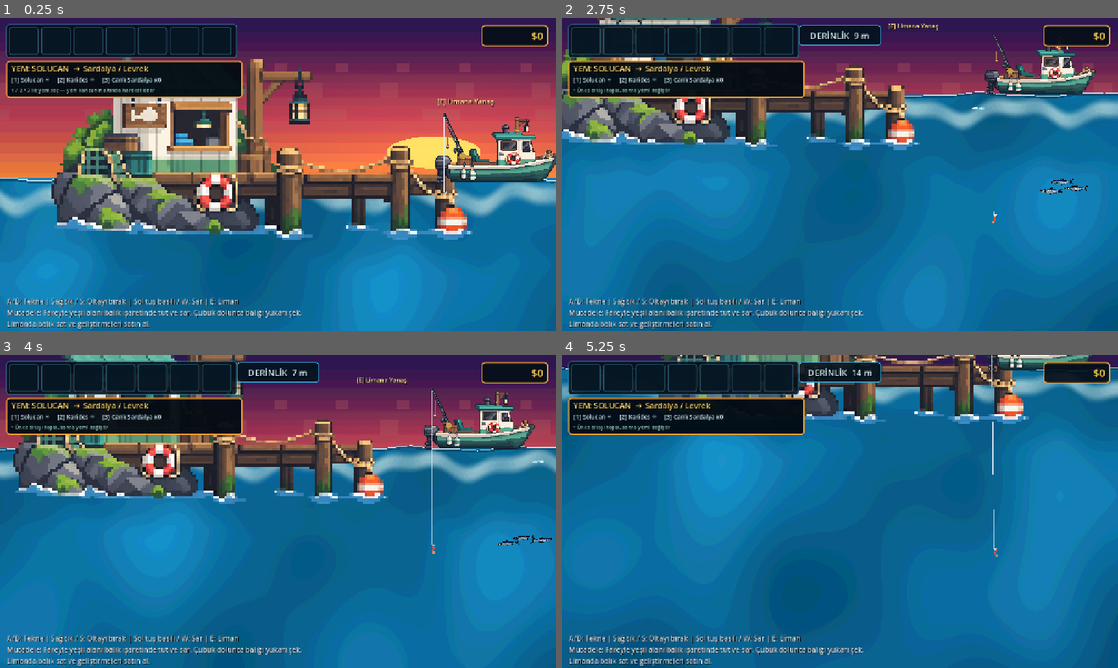
Above: before the commit, frames 1-4 (two rows, left to right).
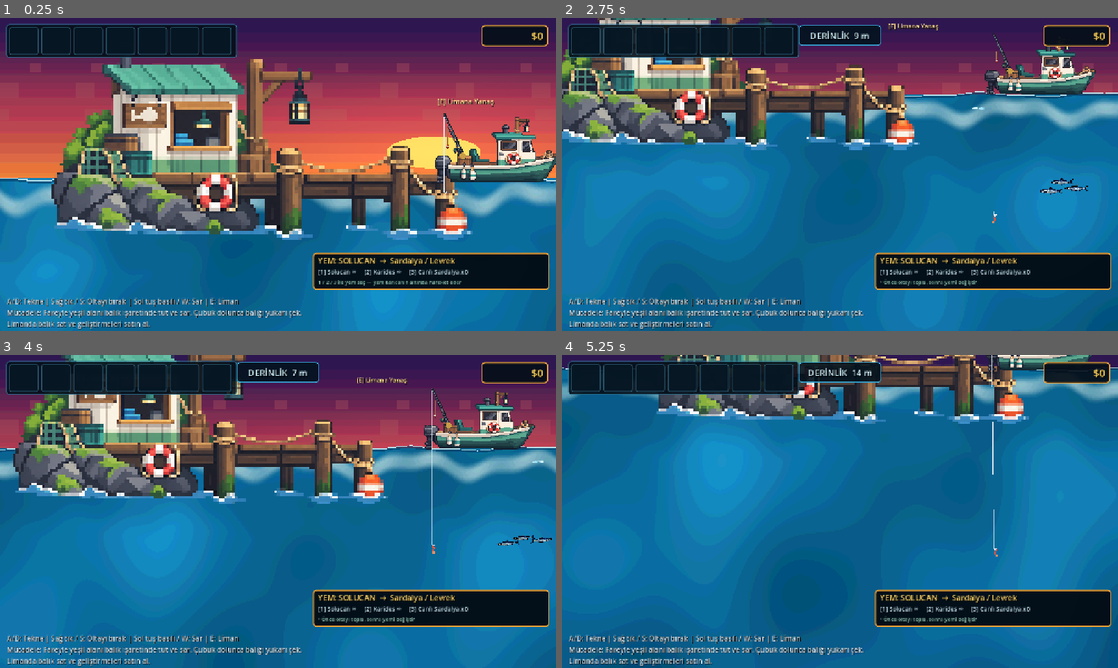
Above: after the commit, the same moments.

Repository: mirackayademir/TinyFisher
Game: Godot game, scene res://scenes/world.tscn
Two runs of this game, one before a commit and one after it. Both use one fixed random seed, a clock stepped at 60 frames per second and the inputs below.
Inputs (mouse positions are in pixels of both pictures, inside the frame that each line leads up to):
- Up to frame 1 (0.25 s): no input
- Up to frame 2 (2.75 s): tap Enter at 0.5 s; move the mouse to (962, 158) at 0.52 s; hold D (move_right) 0.53-1.28 s; tap E (dock) at 0.6 s; click (962, 158) at 0.67 s; move the mouse to (728, 190) at 1.27 s; hold S 1.28-2.03 s; tap 1 at 1.35 s; move the mouse to (895, 105) at 2.02 s; hold D (move_right) from 2.03 s (still down); tap 2 at 2.1 s
- Up to frame 3 (4 s): move the mouse to (250, 574) at 2.77 s; release D (move_right) at 2.78 s; hold W 2.78-3.53 s; tap 3 at 2.85 s; click (250, 574) at 2.92 s; move the mouse to (444, 558) at 3.52 s; hold A (move_left) from 3.53 s (still down); tap E (dock) at 3.6 s
- Up to frame 4 (5.25 s): move the mouse to (673, 464) at 4.27 s; tap 1 at 4.35 s; move the mouse to (867, 511) at 5.02 s; release A (move_left) at 5.03 s; hold S from 5.03 s (still down); tap 2 at 5.1 s; click (867, 511) at 5.17 s

The runs differ from the first frame. In frame 1, 10% of the frame differs, in the area x 1-99%, y 13-87%; in frame 2, 10%; in frame 3, 10%; in frame 4, 10%.

Commit message:
Reposition bait HUD and hide it during fish fights

Diff:
--- a/scenes/deep_sea_atmosphere.gd
+++ b/scenes/deep_sea_atmosphere.gd
@@ -239,7 +239,7 @@
 		_bait_panel = Panel.new()
 		_bait_panel.name = "BaitPanel"
 		_bait_panel.z_index = 250
-		_bait_panel.position = Vector2(14.0, 98.0)
+		_bait_panel.position = Vector2(720.0, 540.0)
 		_bait_panel.size = Vector2(545.0, 86.0)
 		_bait_panel.mouse_filter = Control.MOUSE_FILTER_IGNORE
 		_hud.add_child(_bait_panel)
@@ -297,7 +297,14 @@
 
 
 func _update_bait_hud() -> void:
-	if _bait_title == null or _bait_options == null or _bait_feedback == null:
+	if _bait_panel == null or _bait_title == null or _bait_options == null or _bait_feedback == null:
+		return
+
+	# Mücadele sırasında yem seçimi kullanılamadığı için paneli gizle.
+	# Böylece Fight HUD ve Misina Gerilimi HUD'u ile hiçbir zaman çakışmaz.
+	var fight_active: bool = _hook != null and _hook.get("hooked_fish") != null
+	_bait_panel.visible = not fight_active
+	if fight_active:
 		return
 
 	var target_text: String = ""
